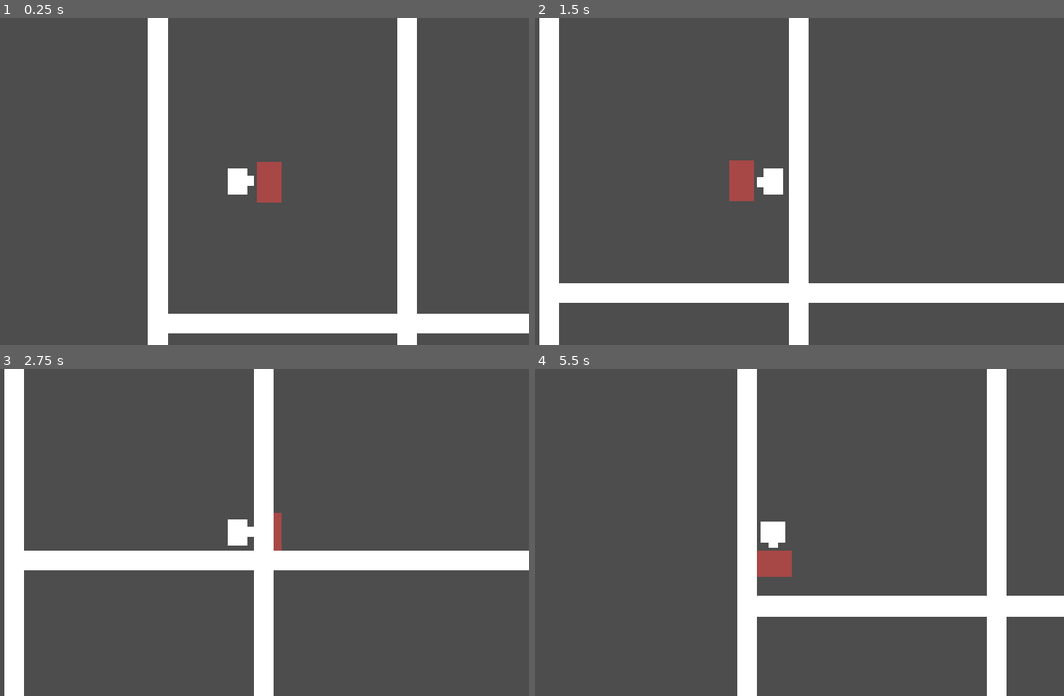
Above: before the commit, frames 1-4 (two rows, left to right).
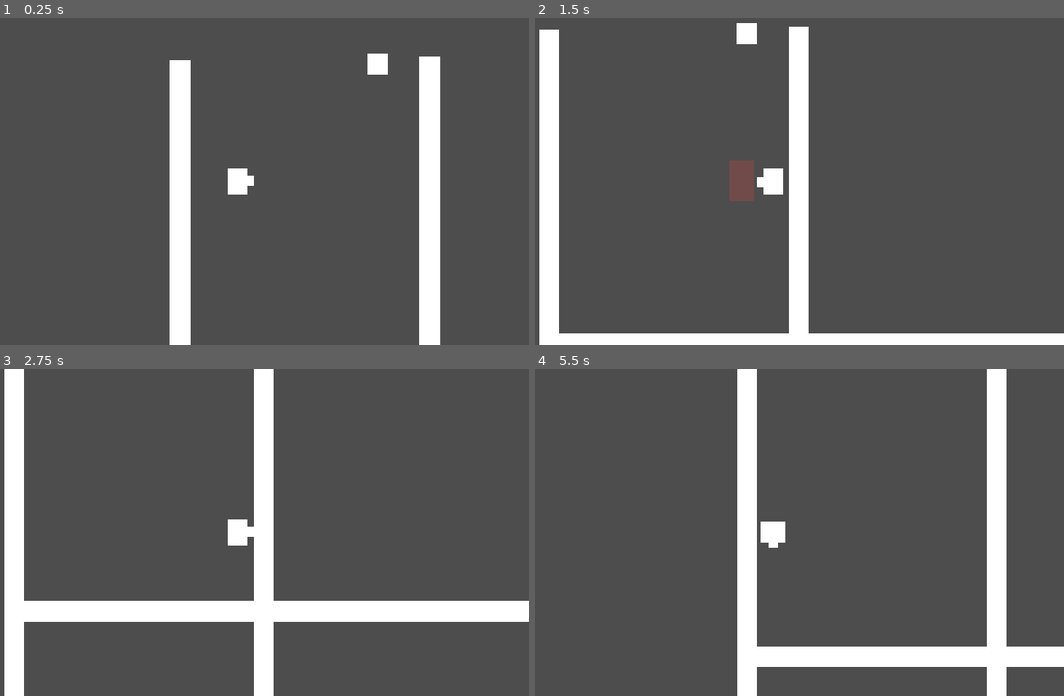
Above: after the commit, the same moments.

Repository: smymrr/Echeos-of-The-Veil
Game: Godot game, scene res://scenes/main.tscn
Same seed, same stepped clock (60 frames per second), same inputs: the game is played once before the commit and once after it.
Inputs (mouse positions are in pixels of both pictures, inside the frame that each line leads up to):
- Up to frame 1 (0.25 s): no input
- Up to frame 2 (1.5 s): tap Enter at 0.5 s; move the mouse to (900, 165) at 0.52 s; hold D (move_right) 0.53-1.28 s; tap Shift (dash) at 0.6 s; move the mouse to (656, 197) at 1.27 s; hold S (move_down) from 1.28 s (still down); click (656, 197) at 1.35 s
- Up to frame 3 (2.75 s): move the mouse to (296, 460) at 2.02 s; release S (move_down) at 2.03 s; hold D (move_right) from 2.03 s (still down); tap Shift (dash) at 2.1 s
- Up to frame 4 (5.5 s): tap Space at 2.75 s; move the mouse to (741, 597) at 2.77 s; release D (move_right) at 2.78 s; hold W (move_up) 2.78-3.53 s; click (741, 597) at 2.85 s; move the mouse to (947, 581) at 3.52 s; hold A (move_left) 3.53-5.03 s; tap Shift (dash) at 3.6, 5.1 s; move the mouse to (598, 483) at 4.27 s; click (598, 483) at 4.35 s; tap Enter at 5 s; move the mouse to (799, 532) at 5.02 s; hold S (move_down) from 5.03 s (still down)

The runs differ from the first frame. In frame 1, 18% of the frame differs, in the area x 27-100%, y 0-100%; in frame 2, 9.8%; in frame 3, 12%; in frame 4, 7.4%.

Commit message:
Add hit detection

Diff:
--- a/project.godot
+++ b/project.godot
@@ -61,6 +61,12 @@
 ]
 }
 
+[layer_names]
+
+2d_render/layer_1="Player"
+2d_render/layer_2="Wall"
+2d_render/layer_3="Enemy"
+
 [physics]
 
 3d/physics_engine="Jolt Physics"
--- a/scenes/Player.tscn
+++ b/scenes/Player.tscn
@@ -12,18 +12,18 @@
 size = Vector2(50, 80)
 
 [node name="Player" type="CharacterBody2D" unique_id=1987352962]
-position = Vector2(527, 279)
-script = ExtResource("1_mdl7e")
-metadata/_edit_group_ = true
+position = Vector2(111, 1)
+collision_mask = 6
+script = ExtResource("1_dqkch")
 
 [node name="AttackComponent" type="Node" parent="." unique_id=707260039]
-script = ExtResource("2_mdl7e")
+script = ExtResource("2_qlg0r")
 
 [node name="MovementComponent" type="Node" parent="." unique_id=706504208]
-script = ExtResource("3_70d11")
+script = ExtResource("3_tuyoq")
 
 [node name="DirectionUtils" type="Node" parent="." unique_id=1129209153]
-script = ExtResource("4_mdl7e")
+script = ExtResource("4_fjrip")
 
 [node name="PlayerCollision" type="CollisionShape2D" parent="." unique_id=1187332823]
 position = Vector2(6, 0)
@@ -34,7 +34,7 @@
 offset_top = -25.0
 offset_right = 19.0
 offset_bottom = 25.0
-pivot_offset = Vector2(25, 20)
+pivot_offset = Vector2(20, 25)
 metadata/_edit_use_anchors_ = true
 
 [node name="ColorRect2" type="ColorRect" parent="ColorRect" unique_id=2073463614]
@@ -54,6 +54,7 @@
 [node name="AttackHitbox" type="Area2D" parent="." unique_id=910346500]
 unique_name_in_owner = true
 position = Vector2(56, 2)
+collision_mask = 4
 metadata/_edit_group_ = true
 
 [node name="HitboxDetection" type="CollisionShape2D" parent="AttackHitbox" unique_id=1810789784]
--- a/scenes/baseplate.tscn
+++ b/scenes/baseplate.tscn
@@ -7,6 +7,8 @@
 
 [node name="Floor" type="StaticBody2D" parent="." unique_id=217217877]
 position = Vector2(-2, 382)
+collision_layer = 2
+collision_mask = 5
 metadata/_edit_group_ = true
 
 [node name="ColorRect" type="ColorRect" parent="Floor" unique_id=1120961078]
@@ -22,6 +24,8 @@
 [node name="Wall" type="StaticBody2D" parent="." unique_id=1413619485]
 position = Vector2(-3, -221)
 rotation = 1.5707964
+collision_layer = 2
+collision_mask = 5
 metadata/_edit_group_ = true
 
 [node name="ColorRect" type="ColorRect" parent="Wall" unique_id=217321407]
@@ -37,6 +41,8 @@
 [node name="Wall2" type="StaticBody2D" parent="." unique_id=47132668]
 position = Vector2(490, -227)
 rotation = 1.5707964
+collision_layer = 2
+collision_mask = 5
 metadata/_edit_group_ = true
 
 [node name="ColorRect" type="ColorRect" parent="Wall2" unique_id=254043050]
--- a/scenes/main.tscn
+++ b/scenes/main.tscn
@@ -1,11 +1,15 @@
 [gd_scene format=3 uid="uid://dkgaos83iuabf"]
 
-[ext_resource type="PackedScene" uid="uid://bwj8fslg15w0l" path="res://scenes/Player.tscn" id="1_0wfyh"]
+[ext_resource type="PackedScene" uid="uid://bwj8fslg15w0l" path="res://scenes/player.tscn" id="2_0wfyh"]
 [ext_resource type="PackedScene" uid="uid://dnvl7elvc4qn3" path="res://scenes/baseplate.tscn" id="2_sugp2"]
+[ext_resource type="PackedScene" uid="uid://nma6eyvb42j7" path="res://scenes/slime.tscn" id="3_sugp2"]
 
 [node name="main" type="Node2D" unique_id=672410187]
-
-[node name="Player" parent="." unique_id=1987352962 instance=ExtResource("1_0wfyh")]
-position = Vector2(156, 101)
+position = Vector2(0, -1)
 
 [node name="Baseplate" parent="." unique_id=397421195 instance=ExtResource("2_sugp2")]
+
+[node name="Slime" parent="." unique_id=1521115122 instance=ExtResource("3_sugp2")]
+position = Vector2(387, -232)
+
+[node name="Player" parent="." unique_id=1987352962 instance=ExtResource("2_0wfyh")]
--- /dev/null
+++ b/scenes/slime.tscn
@@ -0,0 +1,29 @@
+[gd_scene format=3 uid="uid://nma6eyvb42j7"]
+
+[sub_resource type="RectangleShape2D" id="RectangleShape2D_f6a36"]
+size = Vector2(40, 40)
+
+[sub_resource type="RectangleShape2D" id="RectangleShape2D_t5jfb"]
+size = Vector2(40, 40)
+
+[node name="Slime" type="CharacterBody2D" unique_id=1521115122]
+position = Vector2(25, 27)
+collision_layer = 4
+collision_mask = 7
+metadata/_edit_group_ = true
+
+[node name="ColorRect" type="ColorRect" parent="." unique_id=1874146231]
+offset_left = -20.0
+offset_top = -20.0
+offset_right = 20.0
+offset_bottom = 20.0
+pivot_offset = Vector2(20, 20)
+metadata/_edit_use_anchors_ = true
+
+[node name="HurtHitbox" type="Area2D" parent="." unique_id=1540577334]
+
+[node name="CollisionShape2D" type="CollisionShape2D" parent="HurtHitbox" unique_id=1667132581]
+shape = SubResource("RectangleShape2D_f6a36")
+
+[node name="CollisionShape2D" type="CollisionShape2D" parent="." unique_id=1450293547]
+shape = SubResource("RectangleShape2D_t5jfb")
--- a/scripts/player/attack_component.gd
+++ b/scripts/player/attack_component.gd
@@ -8,14 +8,16 @@
 
 @onready var hitbox: Area2D = %AttackHitbox
 @onready var hitbox_visual: ColorRect = %AttackHitbox/ColorRect
-@onready var hitbox_offset: Vector2
 
+var hitbox_offset: Vector2
 var can_attack: bool = true
+var _already_hit: Array[Node2D] = []
 
 func _ready() -> void:
 	hitbox.monitoring = false
-	#hitbox_visual.modulate.a = 0.0  # invisible at start
+	hitbox_visual.modulate.a = 0.0  # invisible at start
 	hitbox_offset = hitbox.position
+	hitbox.body_entered.connect(_on_attack_hitbox_body_entered)
 
 func try_attack(input_direction: Vector2) -> bool:
 	if not can_attack or input_direction == Vector2.ZERO:
@@ -25,16 +27,17 @@
 
 func _perform_attack(input_direction: Vector2) -> void:
 	can_attack = false
+	_already_hit.clear()
 
 	get_parent().rotation = input_direction.angle()
 	_trigger_attack_animation()
 	_trigger_attack_sfx()
 
 	hitbox.monitoring = true
-	#hitbox_visual.modulate.a  = 0.4 # show it
+	hitbox_visual.modulate.a  = 0.4 # show it
 	await get_tree().create_timer(attack_duration).timeout
 	hitbox.monitoring = false
-	#hitbox_visual.modulate.a = 0.0                    # hide it again
+	hitbox_visual.modulate.a = 0.0                    # hide it again
 
 	var remaining := attack_cooldown - attack_duration
 	if remaining > 0:
@@ -50,3 +53,10 @@
 
 func _trigger_attack_sfx() -> void:
 	pass
+
+func _on_attack_hitbox_body_entered(body: Node2D) -> void:
+	if body in _already_hit:
+		return
+
+	_already_hit.append(body)
+	print("Hit")
Not shown: 1 places in scenes/Player.tscn that only renumber resources
